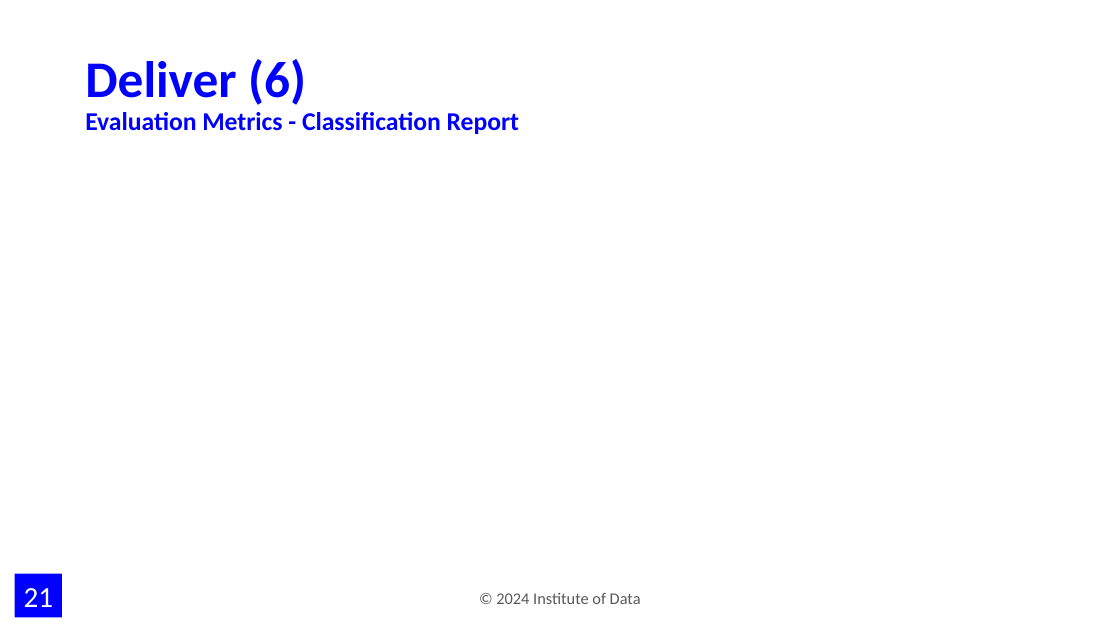
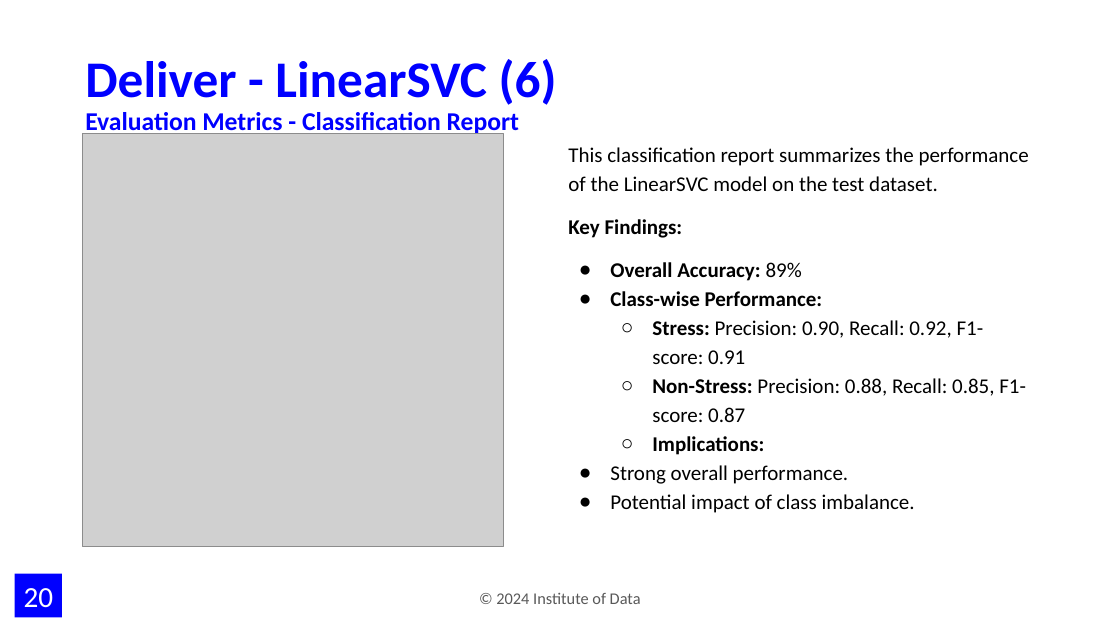
Before and after one commit to jimmychong1983/SocialMediaStressDetection, a slide deck: slide 20 of documentation/Harnessing NLP to Detect Stress in Social Media.pptx (slide 21 before the commit). Drawn at 1120x630 pixels with LibreOffice and Linux fonts; fonts in the diff are those of the drawing; grey boxes stand for pictures; background and template pictures are left out. Boxes give left, top, right and bottom in pixels: in the first picture for what was removed or moved away, otherwise in the second. Text is boxed around its words. In the diff, an @@ line names an element or a change of style, - is before the commit and + after.

```diff
--- a/documentation/Harnessing NLP to Detect Stress in Social Media.pptx
+++ b/documentation/Harnessing NLP to Detect Stress in Social Media.pptx
@@ title at <box>85,59,557,105</box>: text changed @@
-Deliver (6)
+Deliver - LinearSVC (6)
@@ picture added at <box>82,134,503,547</box> @@
@@ text added at <box>568,147,1029,513</box>, 18 pt, text #000000 @@
+This classification report summarizes the performance of the LinearSVC model on the test dataset.
+Key Findings:
+● Overall Accuracy: 89%
+● Class-wise Performance:
+  ○ Stress: Precision: 0.90, Recall: 0.92, F1-score: 0.91
+  ○ Non-Stress: Precision: 0.88, Recall: 0.85, F1-score: 0.87
+  ○ Implications:
+● Strong overall performance.
+● Potential impact of class imbalance.
@@ page number at <box>24,588,54,608</box>: text changed @@
-21
+20
```
Also in this commit, not shown: 5 other slides changed, 6 slides added, 11 slides removed, 2 other files.
